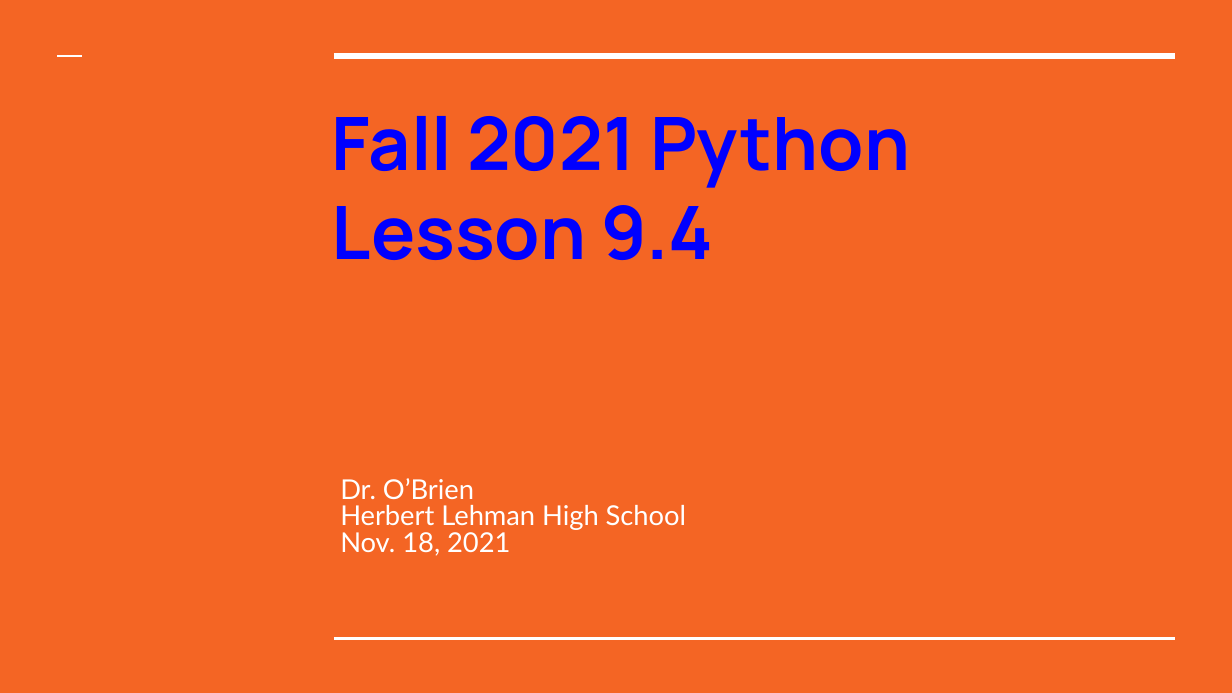
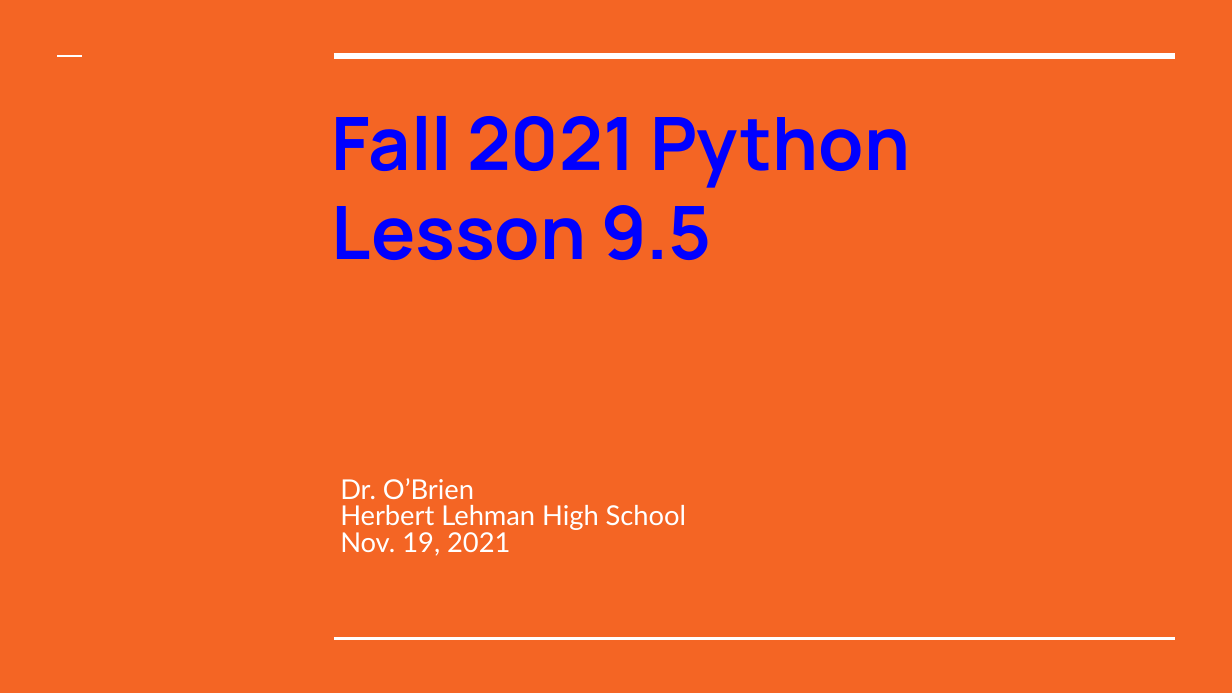
Before and after one commit to cobrien87/work, a slide deck: slide 1 of print/lesson_94_python.pptx. Drawn at 1232x693 pixels with LibreOffice and Linux fonts; fonts in the diff are those of the drawing; background and template pictures are left out. Boxes give left, top, right and bottom in pixels: in the first picture for what was removed or moved away, otherwise in the second. Text is boxed around its words. In the diff, an @@ line names an element or a change of style, - is before the commit and + after.

Commit message:
pptx

```diff
--- a/print/lesson_94_python.pptx
+++ b/print/lesson_94_python.pptx
@@ title at [332, 205, 712, 260]: text changed @@
-Lesson 9.4
+Lesson 9.5
@@ subtitle at [340, 532, 510, 556]: text changed @@
-Nov. 18, 2021
+Nov. 19, 2021
```
Also in this commit, not shown: 4 other slides changed, 7 other files.
